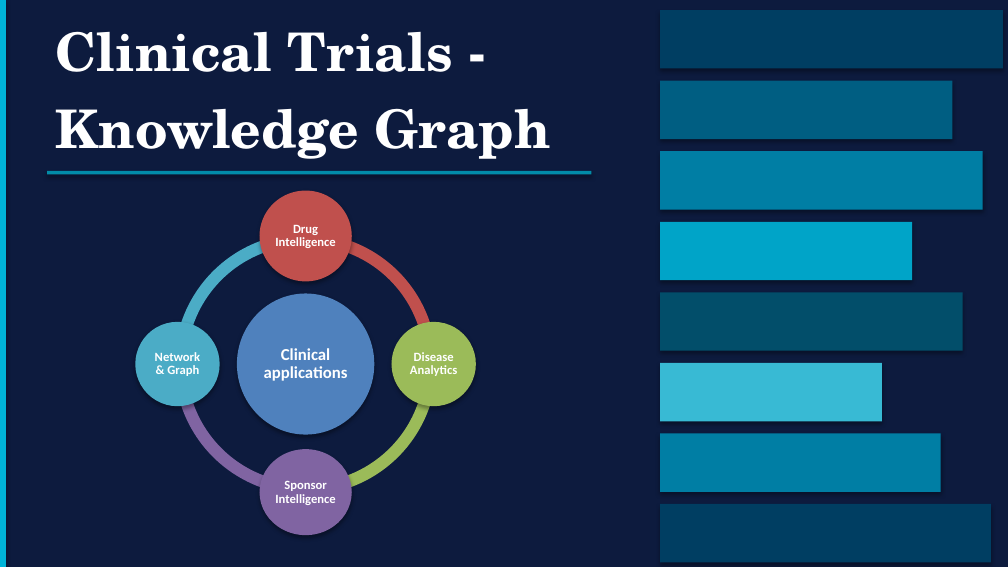
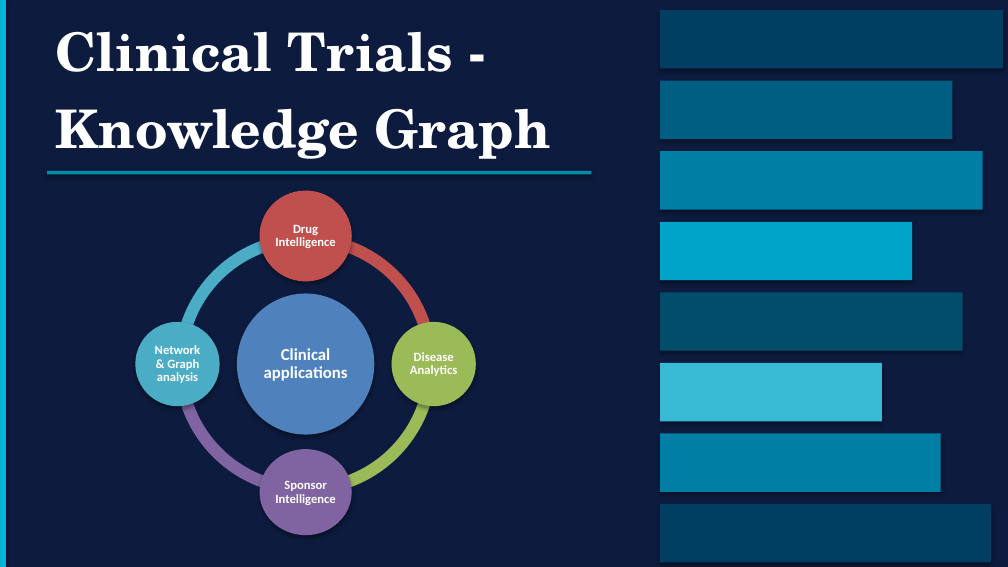
Before and after one commit to SHASANKsp/ClinicalTrails_application, a slide deck: slide 1 of ClinicalTrials_KG.pptx. Drawn at 1008x567 pixels with LibreOffice and Linux fonts; fonts in the diff are those of the drawing. Boxes give left, top, right and bottom in pixels: in the first picture for what was removed or moved away, otherwise in the second. Text is boxed around its words. In the diff, an @@ line names an element or a change of style, - is before the commit and + after.

```diff
--- a/ClinicalTrials_KG.pptx
+++ b/ClinicalTrials_KG.pptx
@@ text at [155, 345, 201, 383]: text changed @@
-Network & Graph
+Network & Graph analysis
```
Also in this commit, not shown: 1 other file.
